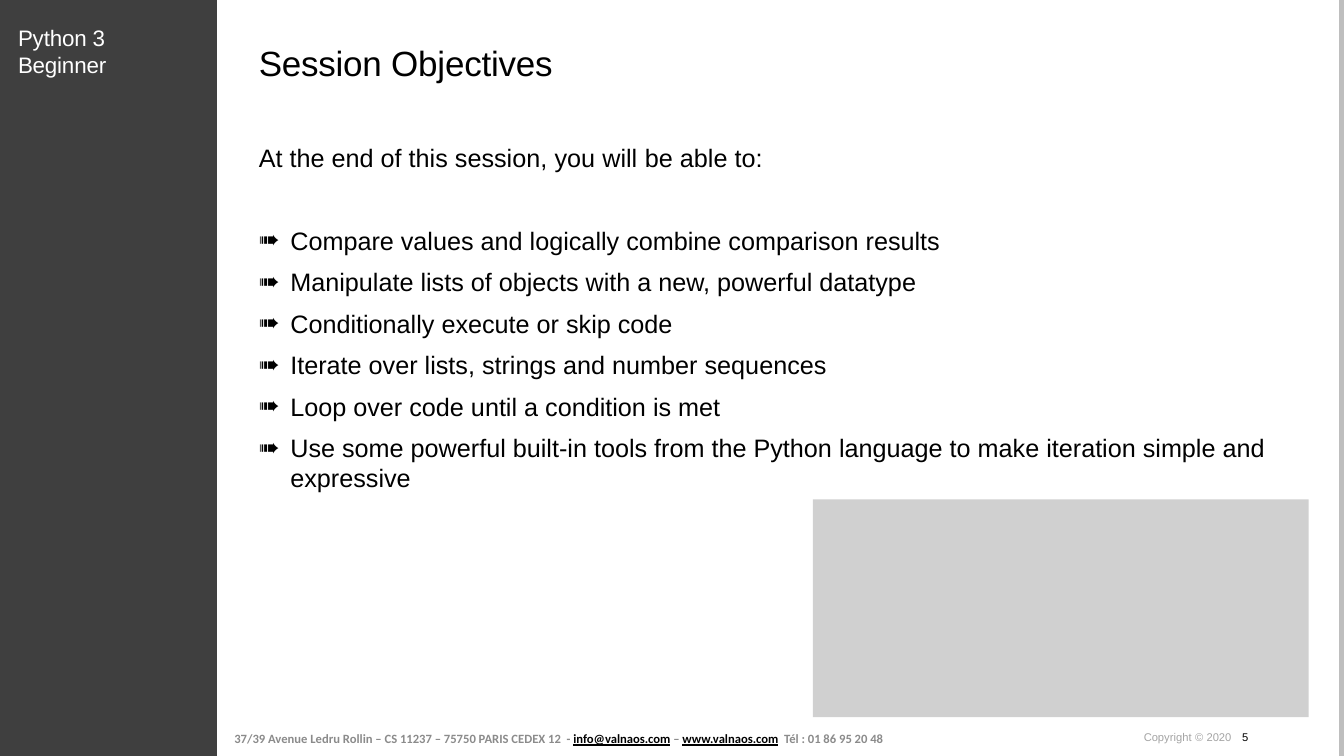
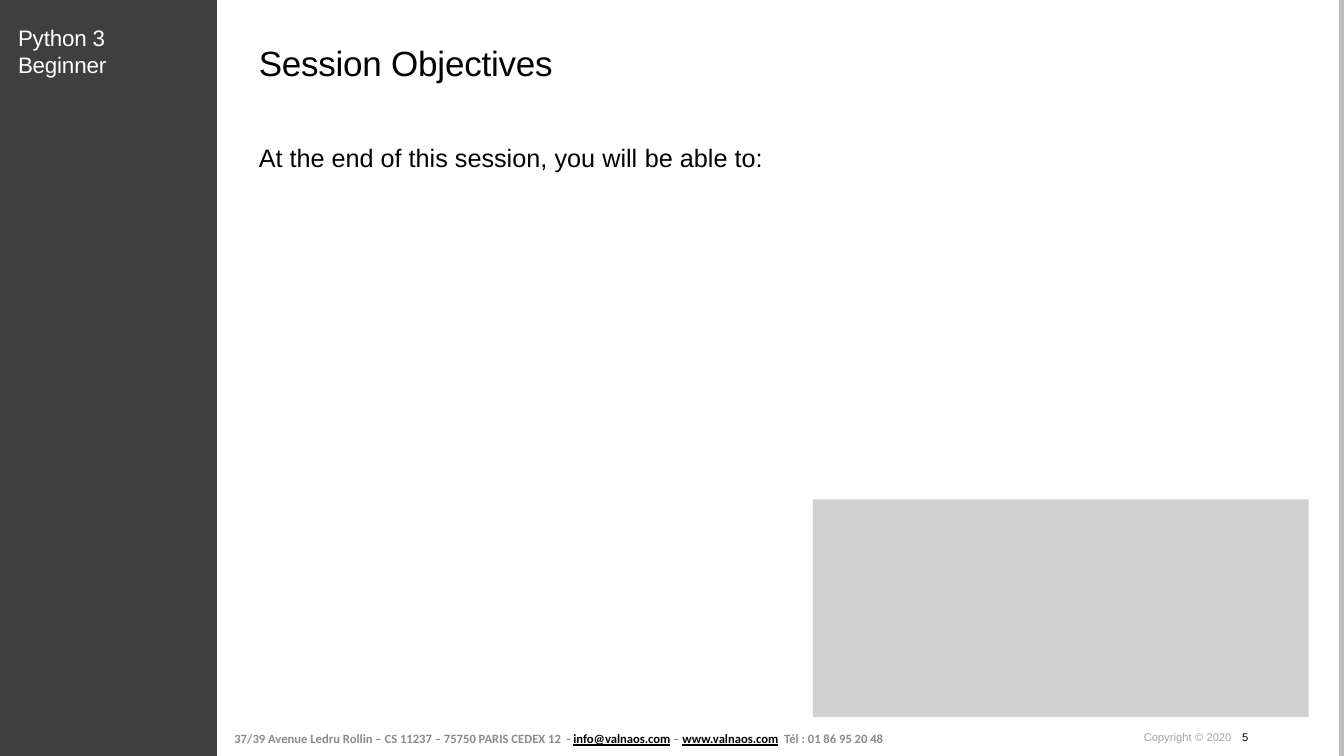
Before and after one commit to cstar-industries/python-3-beginner, a slide deck: slide 5 of 002-Control-Flow/Control Flow - Slides.pptx. Drawn at 1344x756 pixels with LibreOffice and Linux fonts; fonts in the diff are those of the drawing; grey boxes stand for pictures; background and template pictures are left out. Boxes give left, top, right and bottom in pixels: in the first picture for what was removed or moved away, otherwise in the second. Text is boxed around its words. In the diff, an @@ line names an element or a change of style, - is before the commit and + after.

```diff
--- a/002-Control-Flow/Control Flow - Slides.pptx
+++ b/002-Control-Flow/Control Flow - Slides.pptx
@@ text at [290,231,1265,493]: paragraphs removed @@
-➠ Compare values and logically combine comparison results
-➠ Manipulate lists of objects with a new, powerful datatype
-➠ Conditionally execute or skip code
-➠ Iterate over lists, strings and number sequences
-➠ Loop over code until a condition is met
-➠ Use some powerful built-in tools from the Python language to make iteration simple and expressive
```
Also in this commit, not shown: 1 other slide changed, 1 other file.
